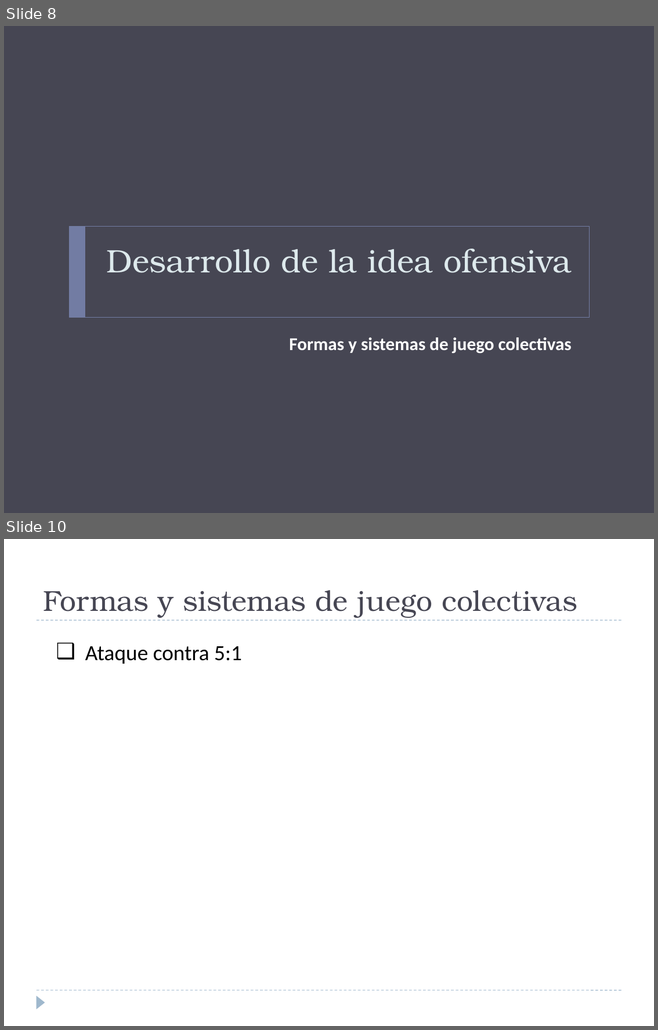
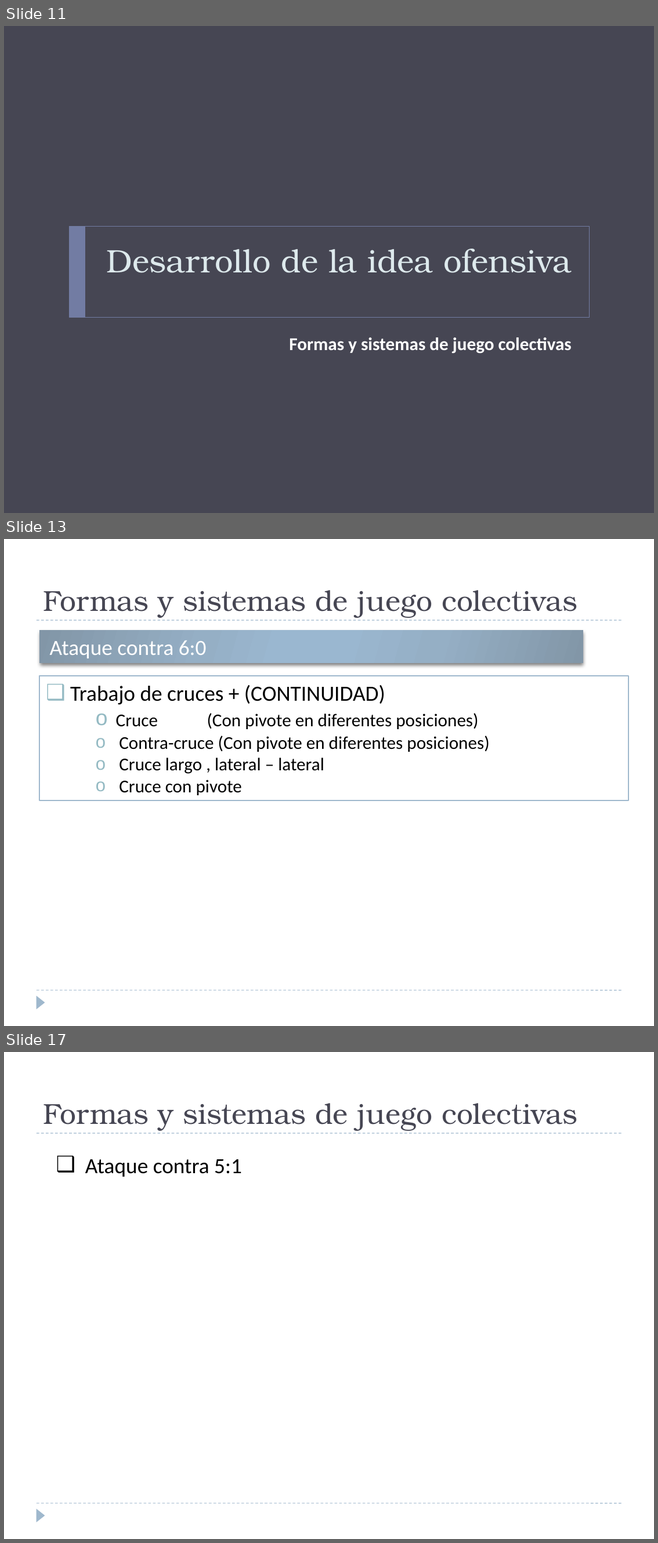
Before and after one commit to jahama/lbh_planificacion_temp_2011-12, a slide deck: ataque/modelo-juego-ofensivo.pptx. Shown one above the other, each under a label of ours: slides 8 and 10 before the commit, slides 11, 13 and 17 after it; the slides between them are not shown. The pictures are 658x1030 and 658x1543 pixels, drawn with LibreOffice and Linux fonts; fonts in the diff are those of the drawing. Boxes give left, top, right and bottom in pixels: in the first picture for what was removed or moved away, otherwise in the second. Text is boxed around its words. In the diff, an @@ line names an element or a change of style, - is before the commit and + after.

Commit message:
creo el documento para el modelo de juego ofensivo

```diff
--- a/ataque/modelo-juego-ofensivo.pptx
+++ b/ataque/modelo-juego-ofensivo.pptx
@@ slide 13 added at <box>4,539,654,1026</box>, background #FFFFFF; not listed: 3 template elements that a slide beside it also shows @@
@@ title added at <box>43,590,577,618</box>, 32 pt, text #464653 @@
+Formas y sistemas de juego colectivas
@@ rectangle added at <box>40,631,583,663</box>, fill gradient #8297A8 to #96B0C6 to #9BB8D1, 24 pt, text #FFFFFF @@
+Ataque contra 6:0
@@ rectangle added at <box>40,676,628,801</box>, fill #FFFFFF, outline #9FB8CD 1.5 pt, 20 pt, text #000000 @@
+❑ Trabajo de cruces + (CONTINUIDAD)
+    o Cruce (Con pivote en diferentes posiciones)
+    o Contra-cruce (Con pivote en diferentes posiciones)
+    o Cruce largo , lateral – lateral
+    o Cruce con pivote
@@ what was slide 8 is now slide 11 @@
@@ what was slide 10 is now slide 17 @@
```
Also in this commit, not shown: 6 slides changed, 7 other slides added.
